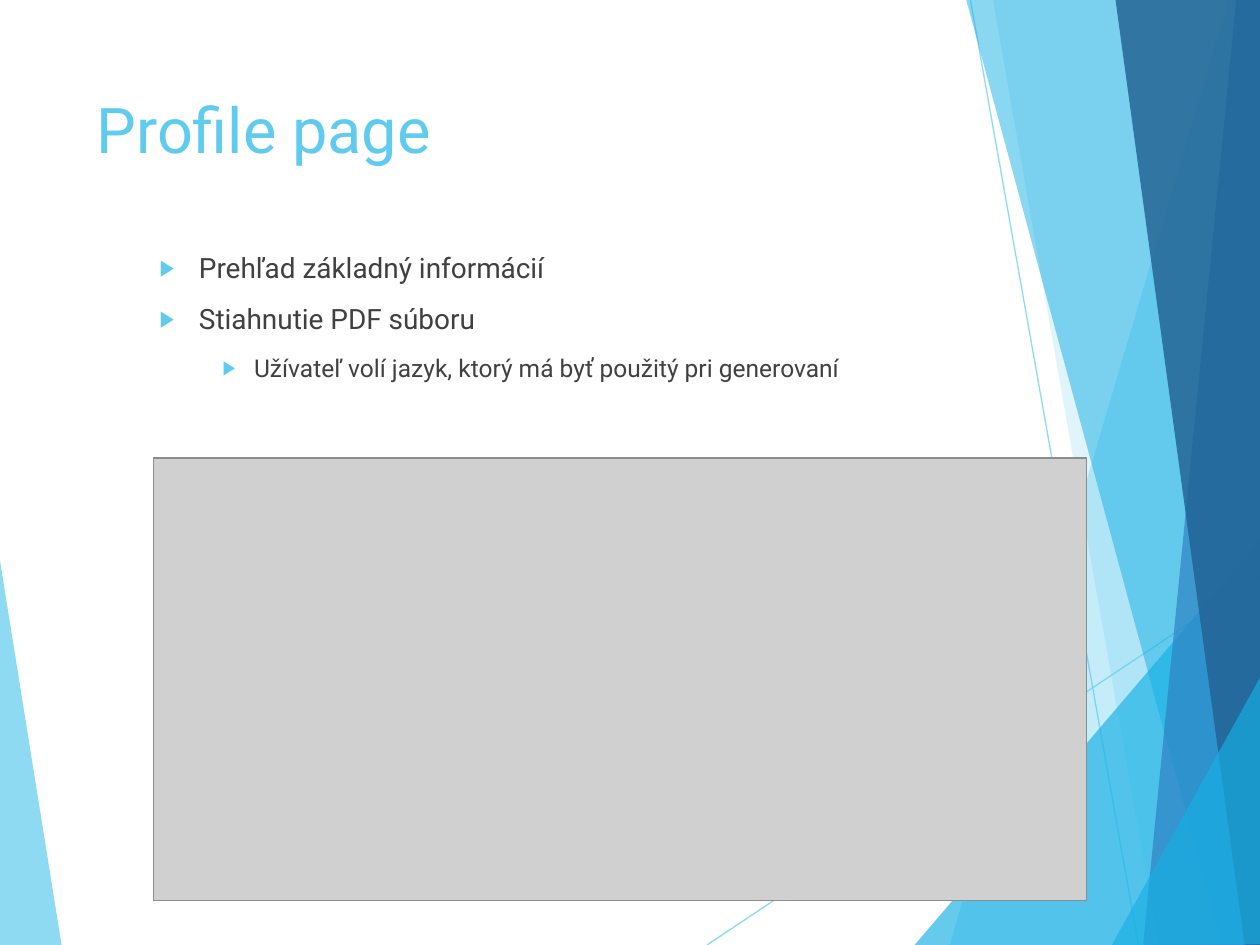
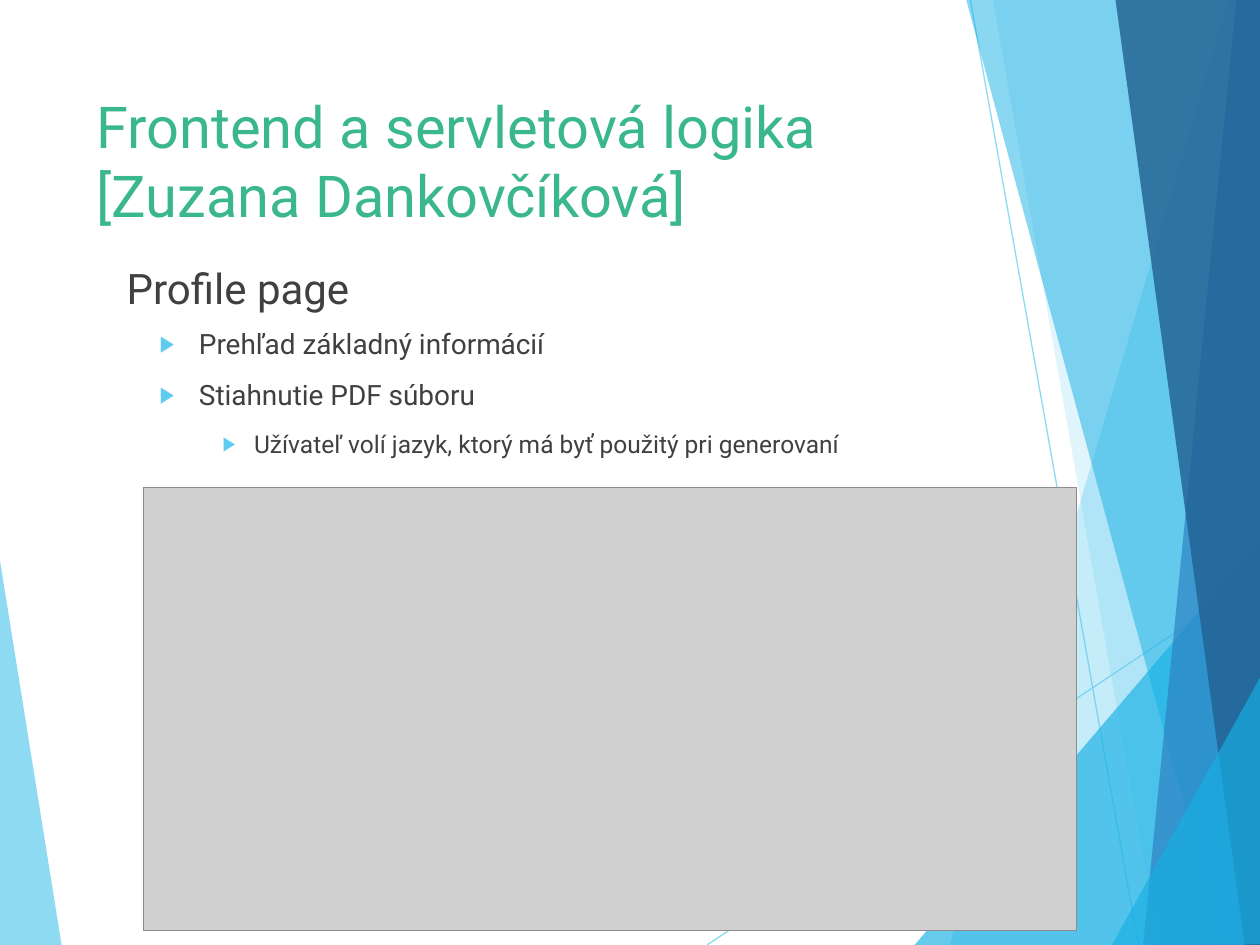
Before and after one commit to Suzii/pb138-cv_generator, a slide deck: slide 9 of defence/obhajoba.pptx (slide 10 before the commit). Drawn at 1260x945 pixels with LibreOffice and Linux fonts; fonts in the diff are those of the drawing; grey boxes stand for pictures. Boxes give left, top, right and bottom in pixels: in the first picture for what was removed or moved away, otherwise in the second. Text is boxed around its words. In the diff, an @@ line names an element or a change of style, - is before the commit and + after.

```diff
--- a/defence/obhajoba.pptx
+++ b/defence/obhajoba.pptx
@@ title added at [97,104,816,226], 33 pt, text #3AB88F @@
+Frontend a servletová logika
+[Zuzana Dankovčíková]
@@ text "Profile page": place and size @@
-text "Profile page" at [97,105,430,166]
+text "Profile page" at [127,272,349,313]
@@ text "Profile page" at [127,272,349,313]: size 36 to 24 pt, text colour #5FCBEF to #404040; more space between paragraphs; vertical alignment top to bottom @@
@@ text "Prehľad základný informácií": place and size @@
-text "Prehľad základný informácií" at [199,256,839,382]
+text "Prehľad základný informácií" at [199,332,839,458]
@@ picture: place and size @@
-picture at [154,459,1086,901]
+picture at [144,488,1076,930]
```
Also in this commit, not shown: 8 other slides changed, 2 other files.
